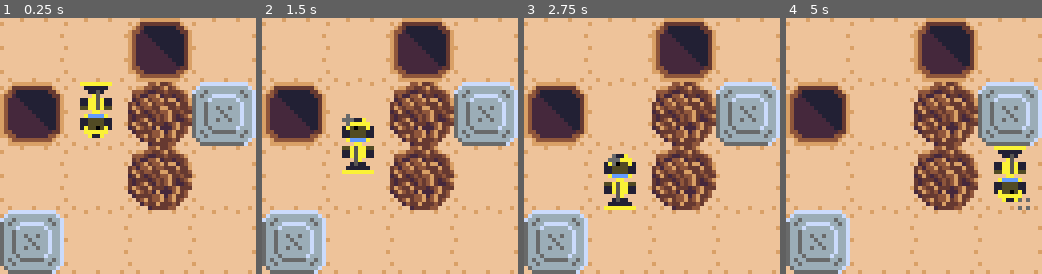
Above: before the commit, frames 1-4 (left to right).
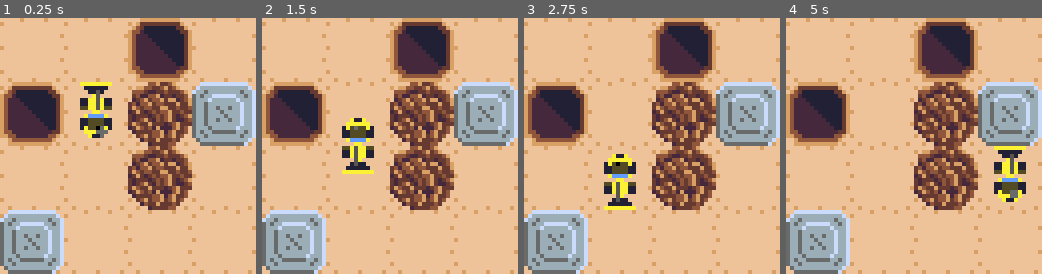
Above: after the commit, the same moments.

Repository: aludvik/Bouldering
Game: Godot game, scene res://Main.tscn
Same seed, same stepped clock (60 frames per second), same inputs: the game is played once before the commit and once after it.
Inputs (mouse positions are in pixels of both pictures, inside the frame that each line leads up to):
- Up to frame 1 (0.25 s): no input
- Up to frame 2 (1.5 s): move the mouse to (446, 133) at 0.52 s; click (446, 133) at 0.67 s; move the mouse to (338, 158) at 1.27 s; click (338, 158) at 1.42 s
- Up to frame 3 (2.75 s): move the mouse to (677, 89) at 2.02 s; click (677, 89) at 2.17 s
- Up to frame 4 (5 s): move the mouse to (901, 197) at 2.77 s; click (901, 197) at 2.92 s; move the mouse to (990, 184) at 3.52 s; click (990, 184) at 3.67 s; move the mouse to (837, 107) at 4.27 s; click (837, 107) at 4.42 s

The runs differ from the first frame. In frame 1, 0.1% of the frame differs, in the area x 37-43%, y 42-47%; in frame 2, 0.1%; in frame 3, 0.1%; in frame 4, 0.2%, in the area x 87-96%, y 67-75%.

Commit message:
Draw tractor last

Diff:
--- a/Main.tscn
+++ b/Main.tscn
@@ -18,10 +18,6 @@
 [node name="Hole2" parent="." instance=ExtResource( 6 )]
 position = Vector2( 8, 24 )
 
-[node name="Tractor" parent="." instance=ExtResource( 2 )]
-position = Vector2( 24, 24 )
-frame = 6
-
 [node name="Boulder" parent="." instance=ExtResource( 3 )]
 position = Vector2( 40, 40 )
 
@@ -33,3 +29,7 @@
 
 [node name="Block2" parent="." instance=ExtResource( 5 )]
 position = Vector2( 8, 56 )
+
+[node name="Tractor" parent="." instance=ExtResource( 2 )]
+position = Vector2( 24, 24 )
+frame = 2
